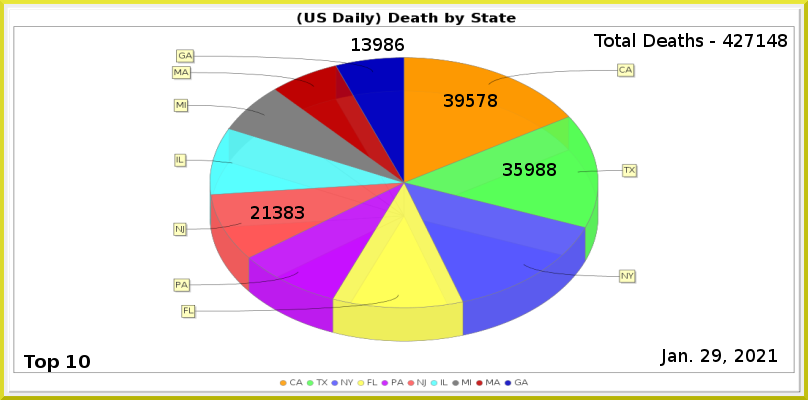
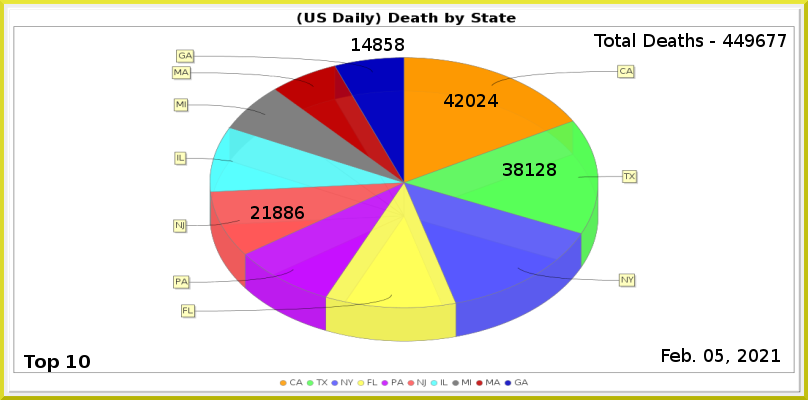
The second 808px x 400px image is a revision of the first. Changes to its layers:
painted on "Least" over 362, 38, 404, 51
painted on "6" over 273, 206, 304, 219
painted on "2" over 514, 163, 545, 176
painted on "1" over 444, 94, 498, 107
renamed "Total Deaths - 427148" to "Total Deaths - 449677", painted on it over 734, 34, 787, 47
painted on "Current Date" over 660, 348, 780, 366
painted on "Death_by_State.png" over 171, 49, 639, 342
